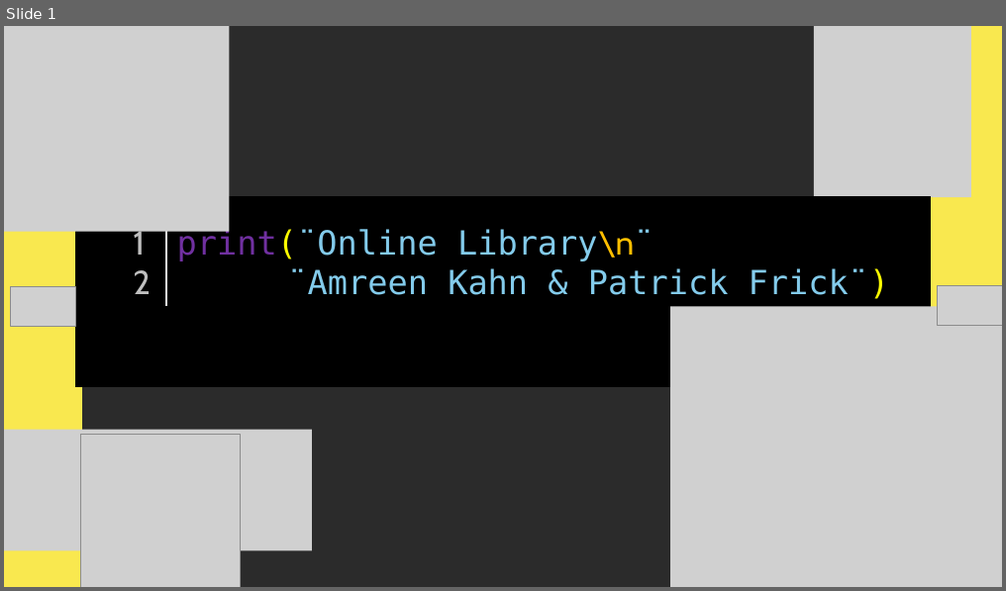
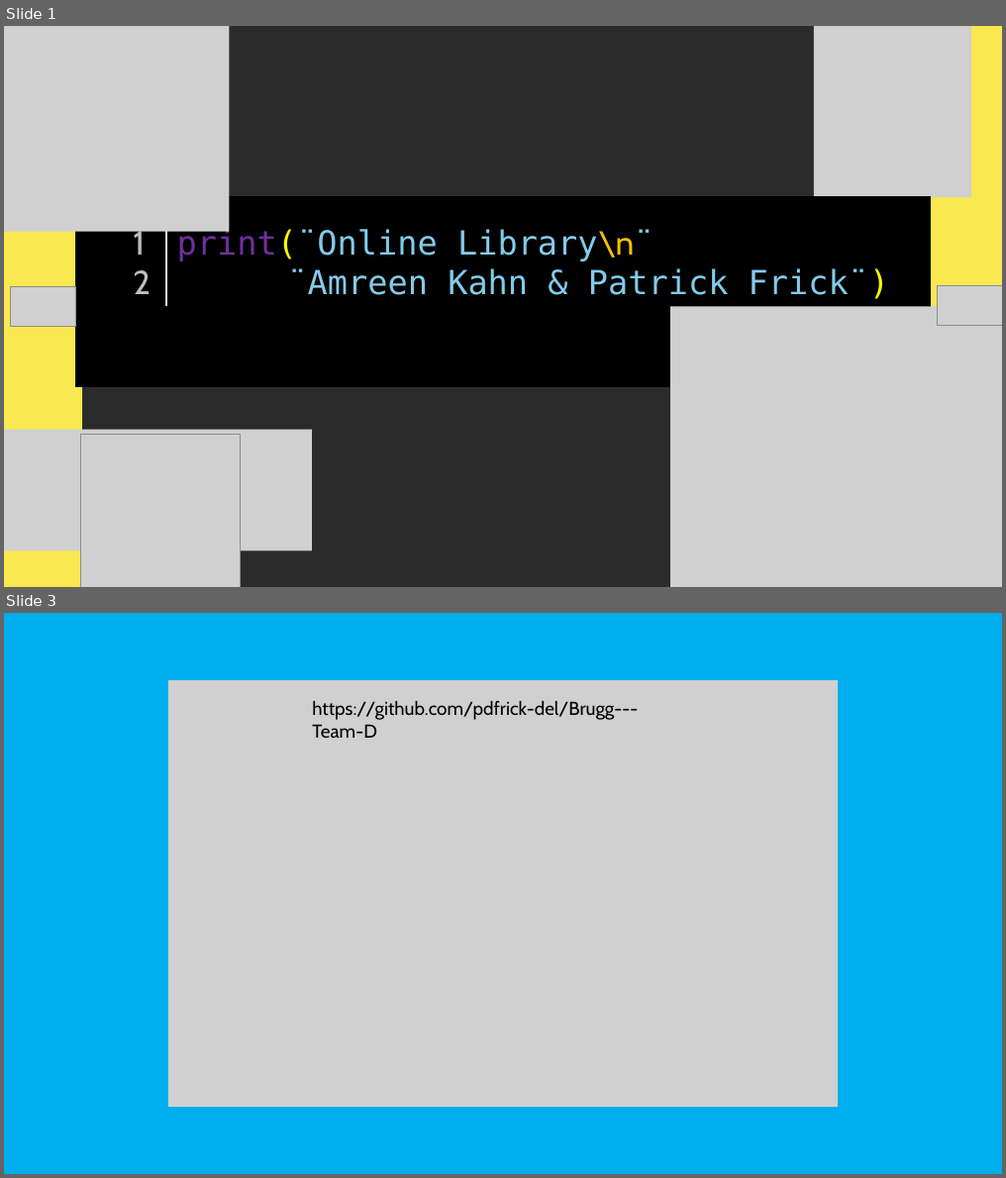
Before and after one commit to pdfrick-del/Brugg---Team-D, a slide deck: presentation/Presentation.pptx. Shown one above the other, each under a label of ours: slide 1 before the commit, slides 1 and 3 after it; the slides between them are not shown. The pictures are 1006x591 and 1006x1178 pixels, drawn with LibreOffice and Linux fonts; fonts in the diff are those of the drawing; grey boxes stand for pictures; background and template pictures are left out; a plain dark background stands for a picture behind light text. Boxes give left, top, right and bottom in pixels: in the first picture for what was removed or moved away, otherwise in the second. Text is boxed around its words. In the diff, an @@ line names an element or a change of style, - is before the commit and + after.

```diff
--- a/presentation/Presentation.pptx
+++ b/presentation/Presentation.pptx
@@ slide 3 added at (4, 613, 1002, 1174), background picture (left out) @@
@@ ellipse added at (4, 613, 1002, 1174), fill #00AEEF @@
@@ picture added at (168, 680, 838, 1108) @@
@@ text added at (312, 701, 638, 738), 18 pt, text #000000 @@
+https://github.com/pdfrick-del/Brugg---Team-D
@@ picture added at (338, 746, 668, 1075) @@
```
Also in this commit, not shown: 1 slide changed, 1 other slide added.
